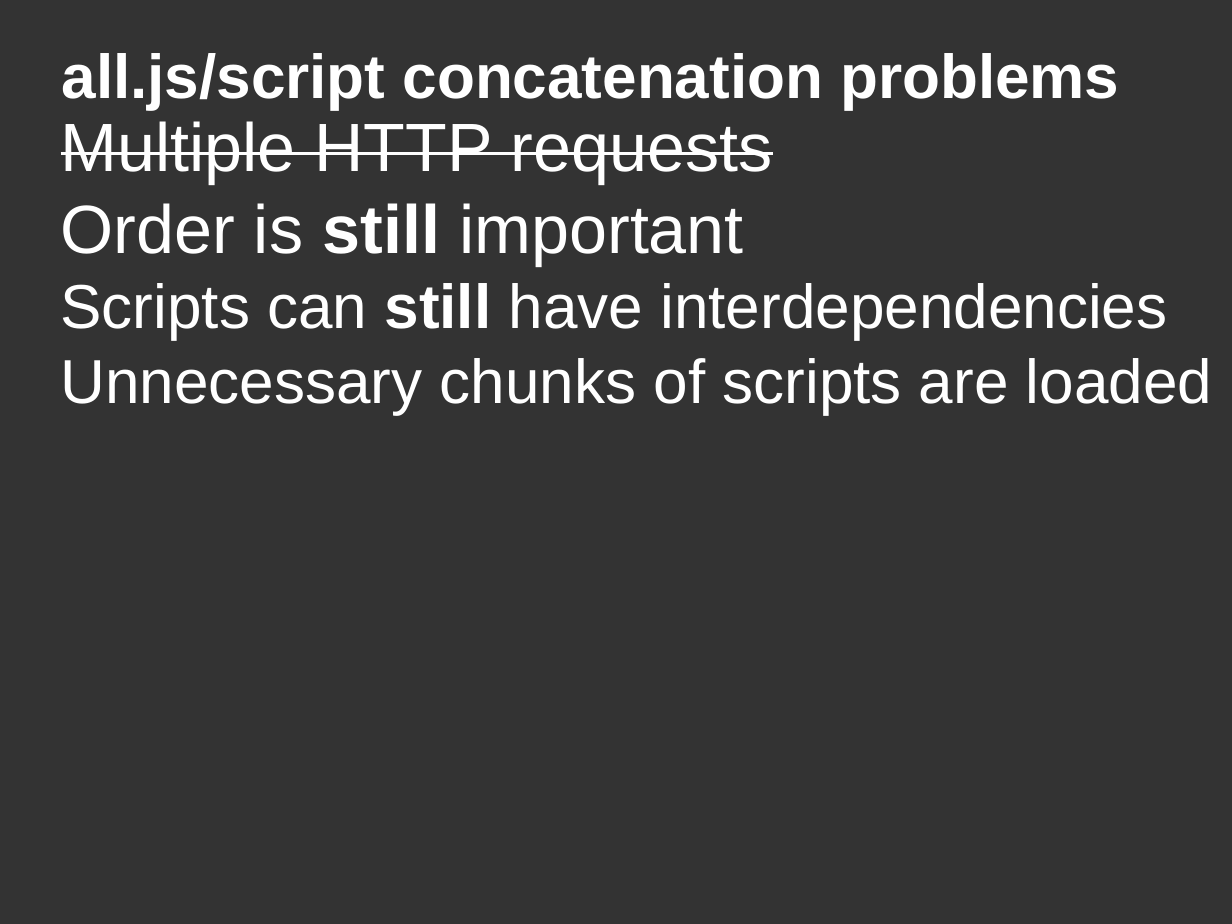
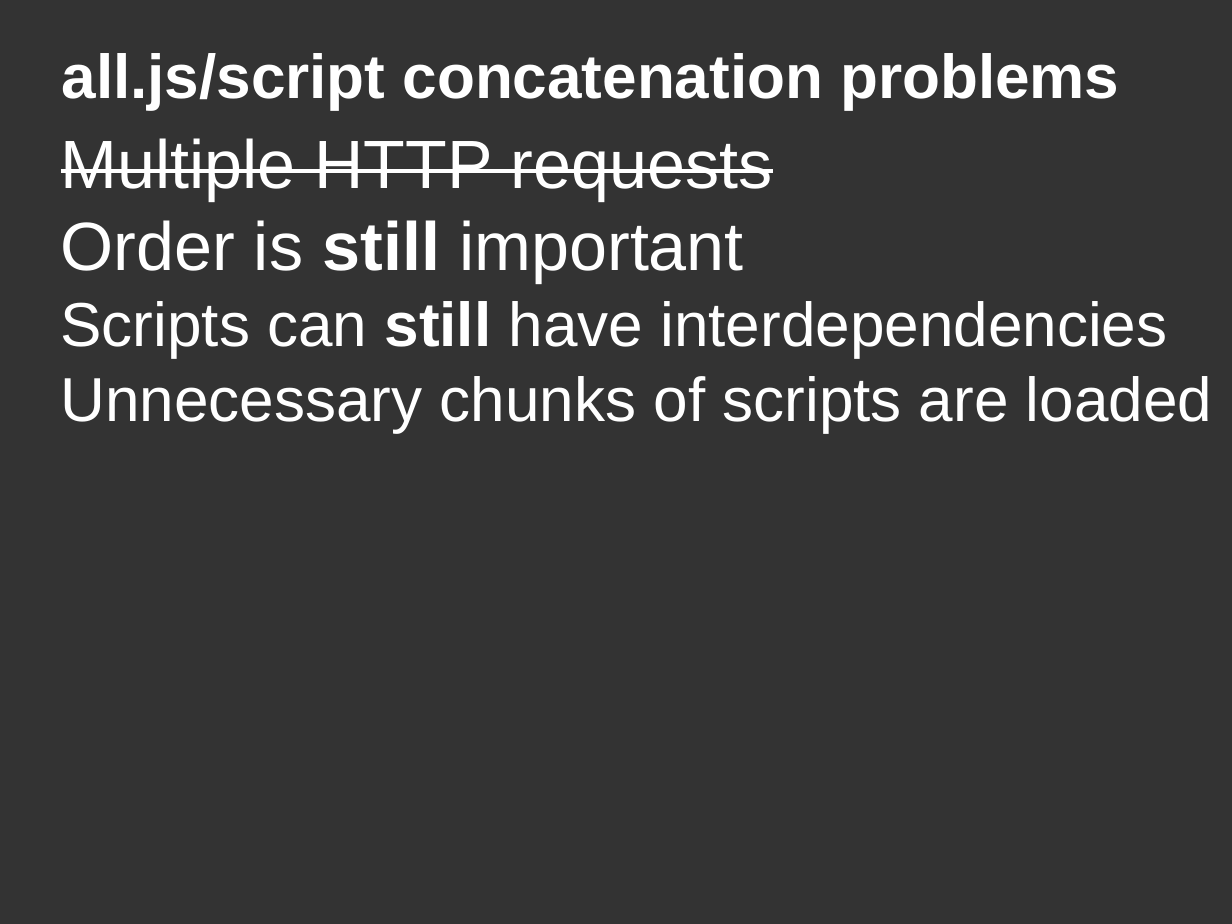
Before and after one commit to DanYellow/misc-tests, a slide deck: slide 6 of webpack-presentation-examples/webpack-presentation.odp. Drawn at 1232x924 pixels with LibreOffice and Linux fonts; fonts in the diff are those of the drawing. Boxes give left, top, right and bottom in pixels: in the first picture for what was removed or moved away, otherwise in the second. Text is boxed around its words. In the diff, an @@ line names an element or a change of style, - is before the commit and + after.

```diff
--- a/webpack-presentation-examples/webpack-presentation.odp
+++ b/webpack-presentation-examples/webpack-presentation.odp
@@ title "Multiple HTTP requests Order is ...": place and size @@
-title "Multiple HTTP requests Order is ..." at [61,121,1212,414]
+title "Multiple HTTP requests Order is ..." at [61,138,1212,432]
```
Also in this commit, not shown: 5 other slides changed, 5 slides removed, 3 other files.
